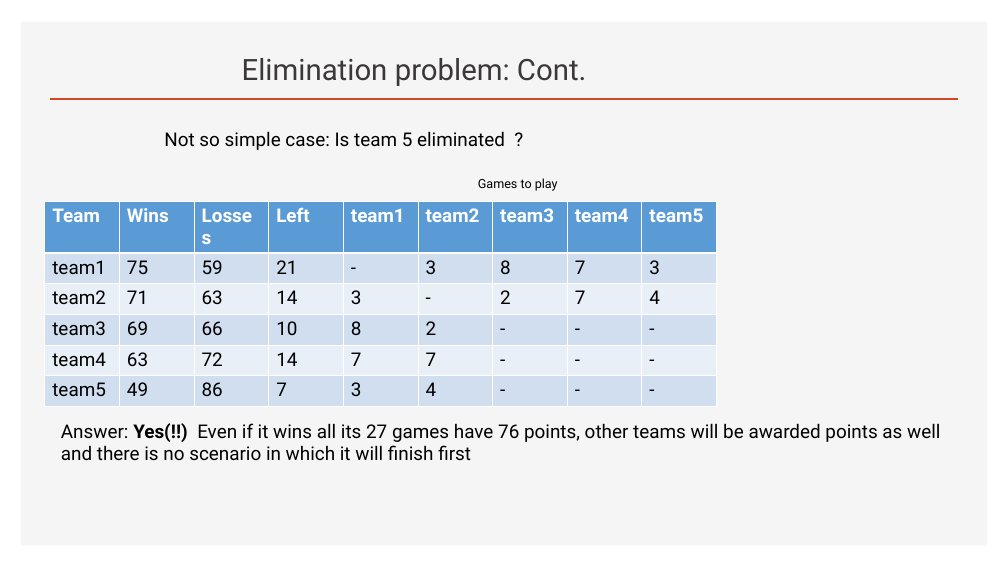
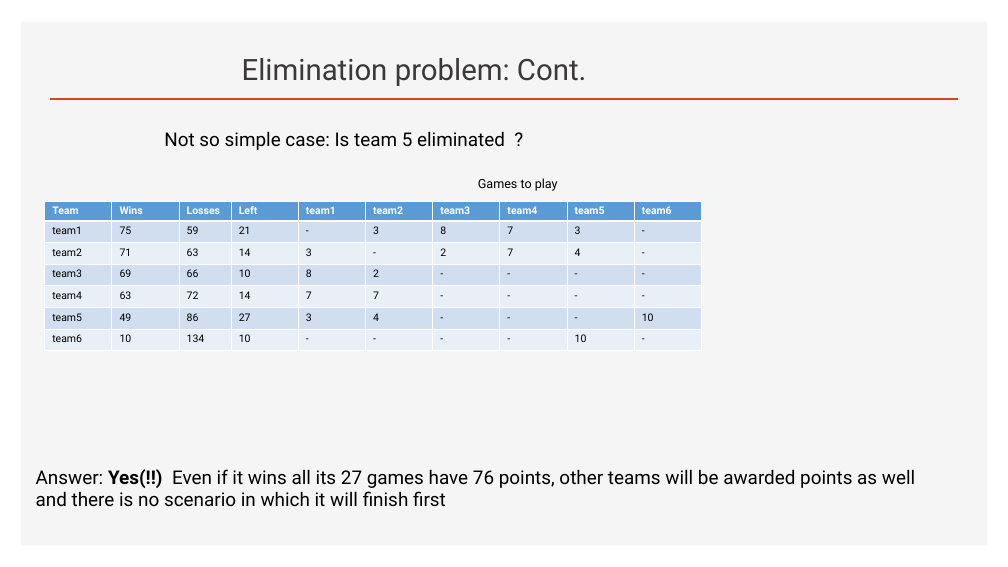
Before and after one commit to Pomona-College-CS181-SP2020/NBAelimination, a slide deck: slide 3 of Basketball-Elimination_problem.pptx. Drawn at 1008x567 pixels with LibreOffice and Linux fonts; fonts in the diff are those of the drawing. Boxes give left, top, right and bottom in pixels: in the first picture for what was removed or moved away, otherwise in the second. Text is boxed around its words. In the diff, an @@ line names an element or a change of style, - is before the commit and + after.

Commit message:
modify presentation

```diff
--- a/Basketball-Elimination_problem.pptx
+++ b/Basketball-Elimination_problem.pptx
@@ table at box(45, 201, 702, 352) @@
-Team | Wins | Losses | Left | team1 | team2 | team3 | team4 | team5
-team1 | 75 | 59 | 21 | - | 3 | 8 | 7 | 3
-team2 | 71 | 63 | 14 | 3 | - | 2 | 7 | 4
-team3 | 69 | 66 | 10 | 8 | 2 | - | - | -
-team4 | 63 | 72 | 14 | 7 | 7 | - | - | -
-team5 | 49 | 86 | 7 | 3 | 4 | - | - | -
+Team | Wins | Losses | Left | team1 | team2 | team3 | team4 | team5 | team6
+team1 | 75 | 59 | 21 | - | 3 | 8 | 7 | 3 | -
+team2 | 71 | 63 | 14 | 3 | - | 2 | 7 | 4 | -
+team3 | 69 | 66 | 10 | 8 | 2 | - | - | - | -
+team4 | 63 | 72 | 14 | 7 | 7 | - | - | - | -
+team5 | 49 | 86 | 27 | 3 | 4 | - | - | - | 10
+team6 | 10 | 134 | 10 | - | - | - | - | 10 | -
@@ table: place and size @@
-table at box(45, 201, 718, 400)
+table at box(45, 201, 702, 352)
@@ text "Answer: Yes(!!) Even if it ...": place and size @@
-text "Answer: Yes(!!) Even if it ..." at box(61, 423, 940, 461)
+text "Answer: Yes(!!) Even if it ..." at box(36, 469, 915, 507)
```
Also in this commit, not shown: 1 other slide changed, 1 slide added.
